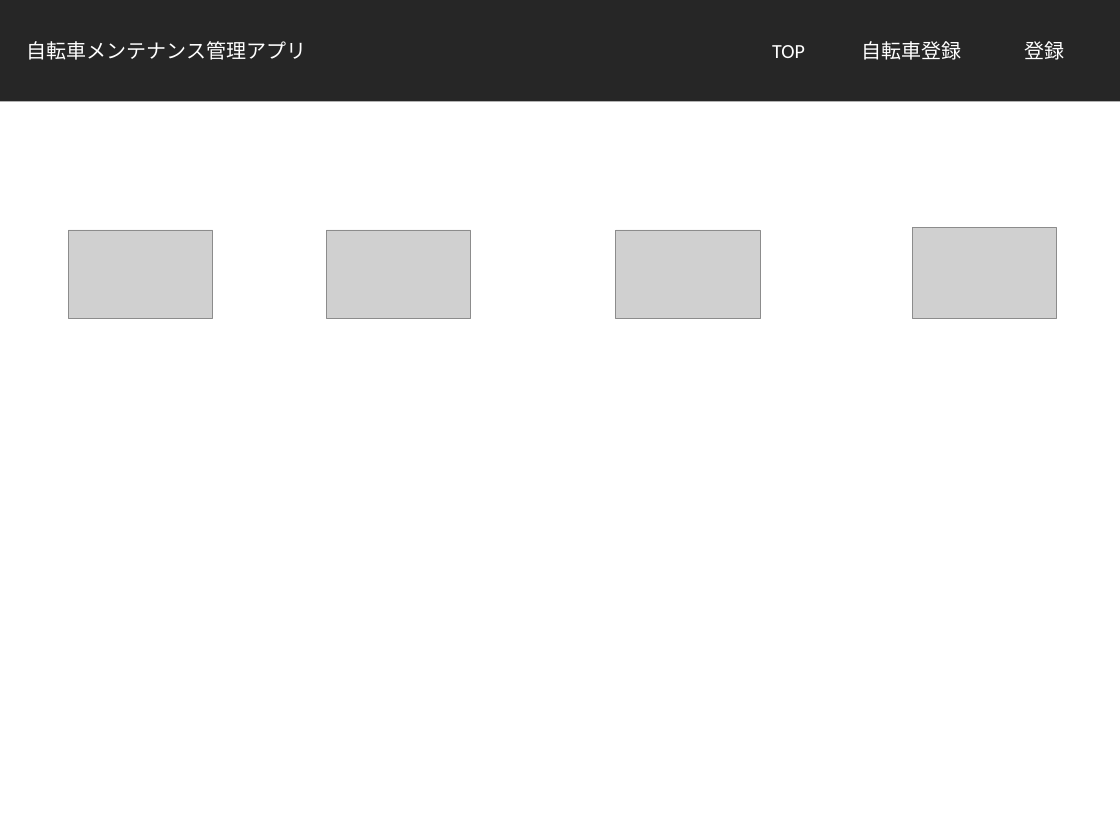
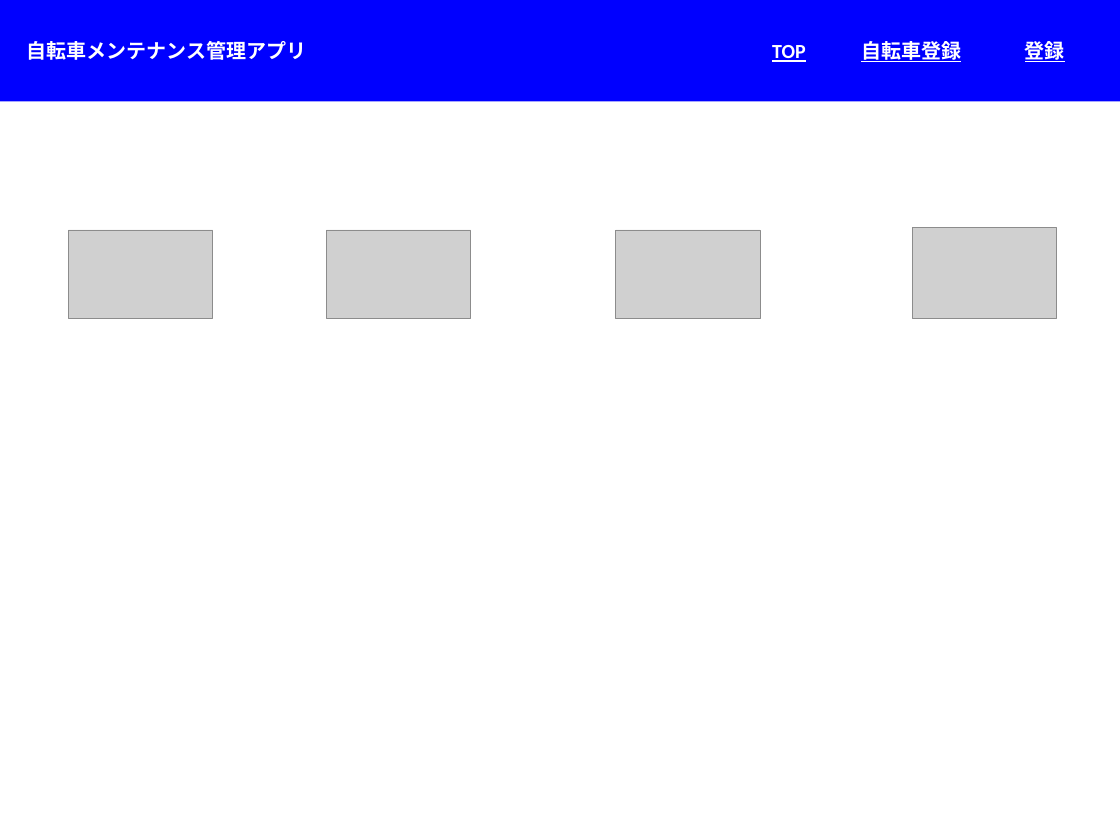
Before and after one commit to sh0g0fujIta/bicycle_MAINT, a slide deck: slide 2 of docs/自転車メンテナンス.pptx. Drawn at 1120x840 pixels with LibreOffice and Linux fonts; fonts in the diff are those of the drawing; grey boxes stand for pictures. Boxes give left, top, right and bottom in pixels: in the first picture for what was removed or moved away, otherwise in the second. Text is boxed around its words. In the diff, an @@ line names an element or a change of style, - is before the commit and + after.

```diff
--- a/docs/自転車メンテナンス.pptx
+++ b/docs/自転車メンテナンス.pptx
@@ rectangle at (0,0,1120,102): fill #262626 to #0000FF @@
@@ text "自転車メンテナンス管理アプリ" at (27,41,307,60): bold on @@
@@ bold on, underline on in 3 elements at (861,41,961,62), (1025,37,1065,64), (772,45,806,62) @@
```
Also in this commit, not shown: 1 other slide changed, 23 other files.
